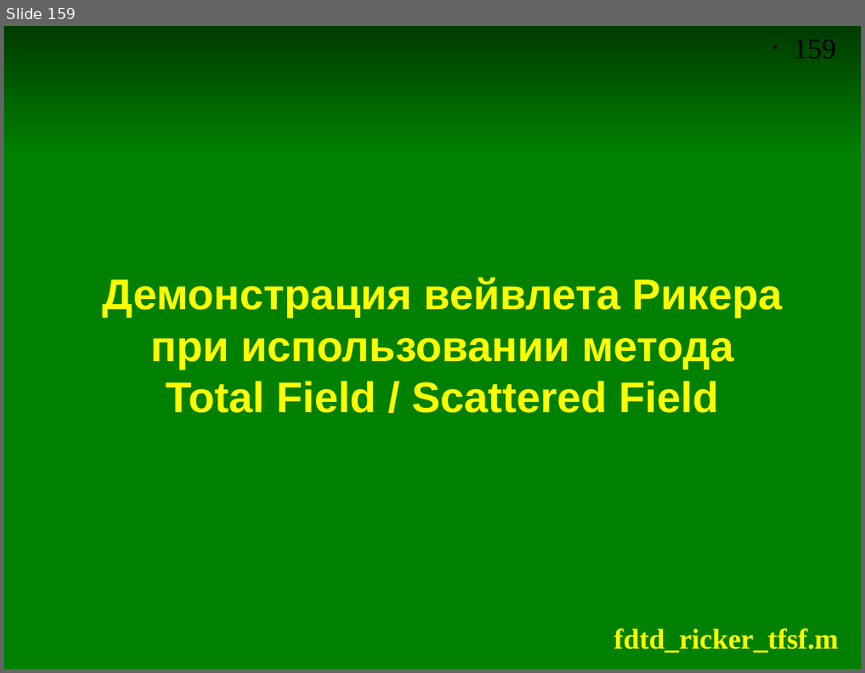
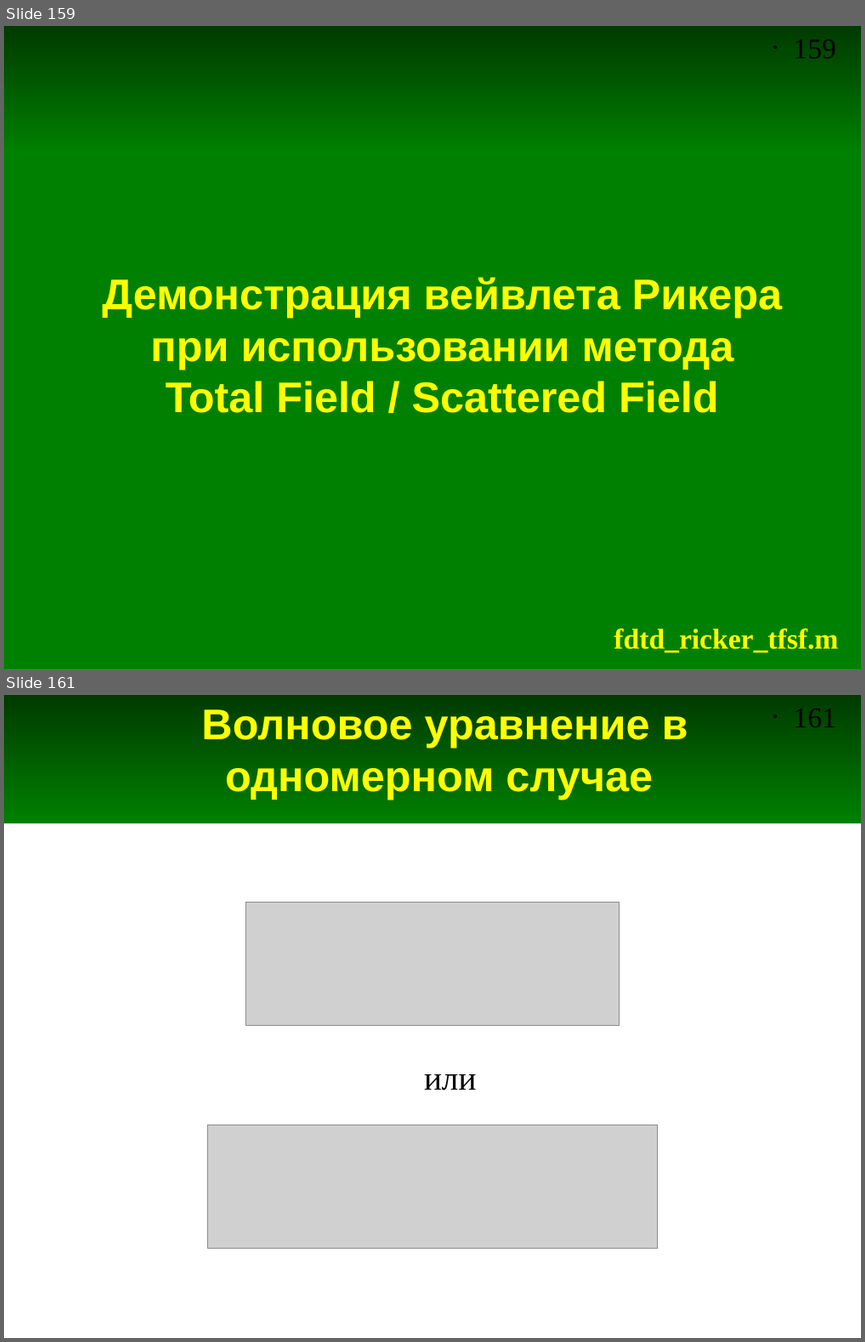
Before and after one commit to andris0147sv/modelling, a slide deck: presentations/2. FDTD.odp. Shown one above the other, each under a label of ours: slide 159 before the commit, slides 159 and 161 after it; the slides between them are not shown. The pictures are 865x673 and 865x1342 pixels, drawn with LibreOffice and Linux fonts; fonts in the diff are those of the drawing; grey boxes stand for pictures. Boxes give left, top, right and bottom in pixels: in the first picture for what was removed or moved away, otherwise in the second. Text is boxed around its words. In the diff, an @@ line names an element or a change of style, - is before the commit and + after.

```diff
--- a/presentations/2. FDTD.odp
+++ b/presentations/2. FDTD.odp
@@ slide 161 added at [4, 695, 861, 1338], background #FFFFFF; not listed: 2 template elements that a slide beside it also shows @@
@@ title added at [201, 709, 688, 800], 36 pt, text #FFFF00, bold @@
+Волновое уравнение в одномерном случае
@@ picture added at [245, 902, 619, 1026] @@
@@ text added at [424, 1074, 476, 1090], 28 pt, text #000000 @@
+или
@@ picture added at [208, 1125, 657, 1248] @@
```
Also in this commit, not shown: 1 slide changed, 11 other slides added.
